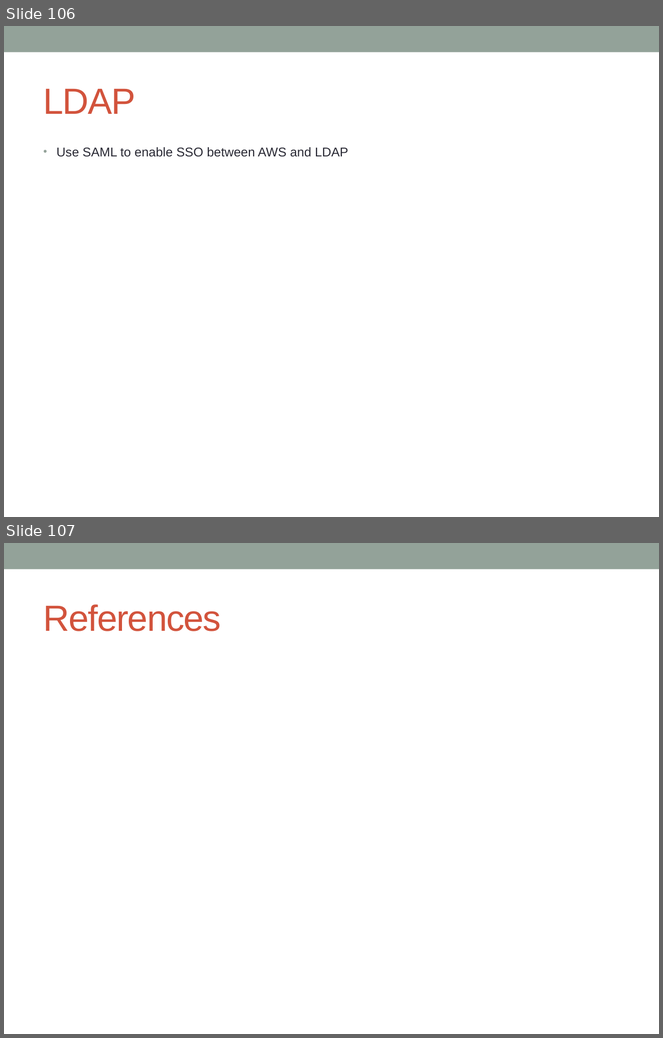
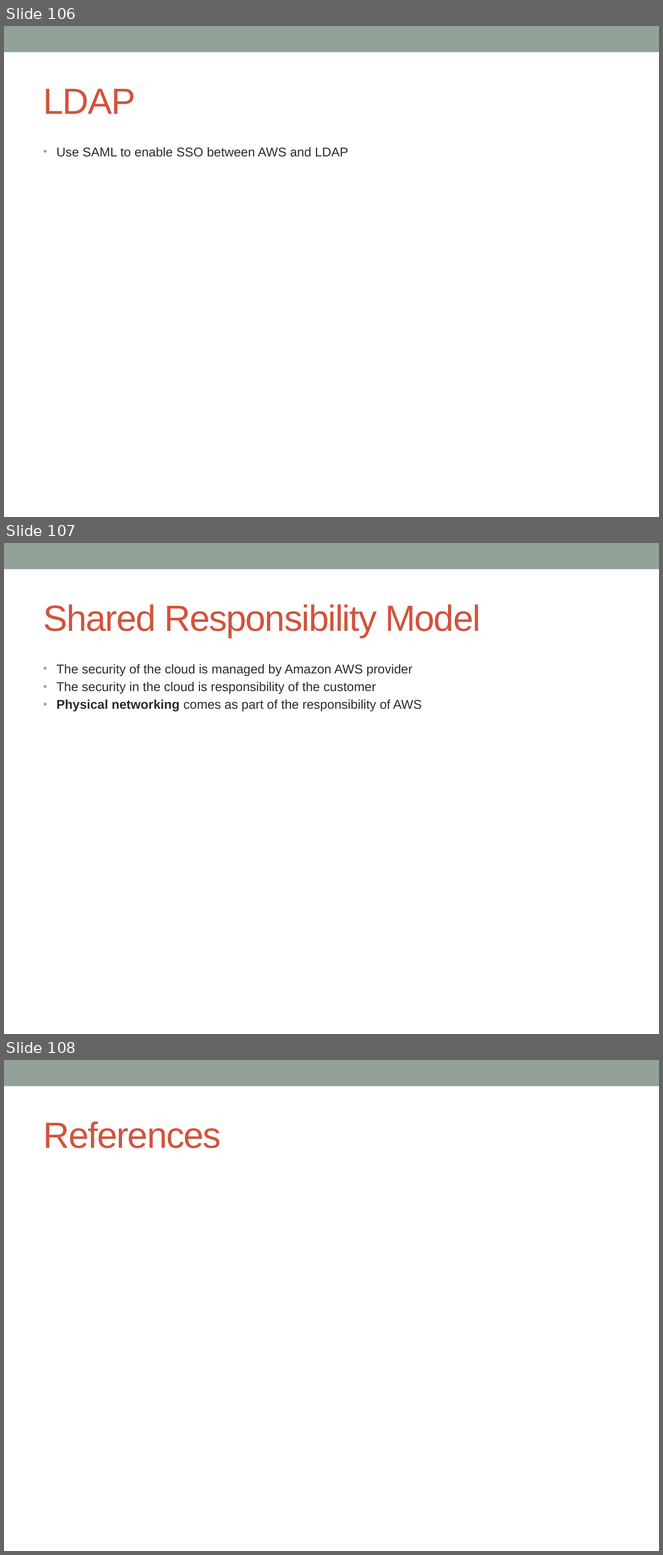
Before and after one commit to notionquest/ProjectDocumentation, a slide deck: AWS_Solution_Architect.pptx. Shown one above the other, each under a label of ours: slides 106 and 107 before the commit, slides 106, 107 and 108 after it. The pictures are 663x1038 and 663x1555 pixels, drawn with LibreOffice and Linux fonts; fonts in the diff are those of the drawing. Boxes give left, top, right and bottom in pixels: in the first picture for what was removed or moved away, otherwise in the second. Text is boxed around its words. In the diff, an @@ line names an element or a change of style, - is before the commit and + after.

Commit message:
shared responsibility model

```diff
--- a/AWS_Solution_Architect.pptx
+++ b/AWS_Solution_Architect.pptx
@@ slide 107 added at box(4, 543, 659, 1034), background #FFFFFF; not listed: 1 template element that a slide beside it also shows @@
@@ title added at box(44, 604, 481, 638), 40 pt, text #D2533C @@
+Shared Responsibility Model
@@ text added at box(57, 664, 422, 711), 14 pt, text #292934 @@
+• The security of the cloud is managed by Amazon AWS provider
+• The security in the cloud is responsibility of the customer
+• Physical networking comes as part of the responsibility of AWS
@@ what was slide 107 is now slide 108 @@
```
Also in this commit, not shown: 4 slides changed.
